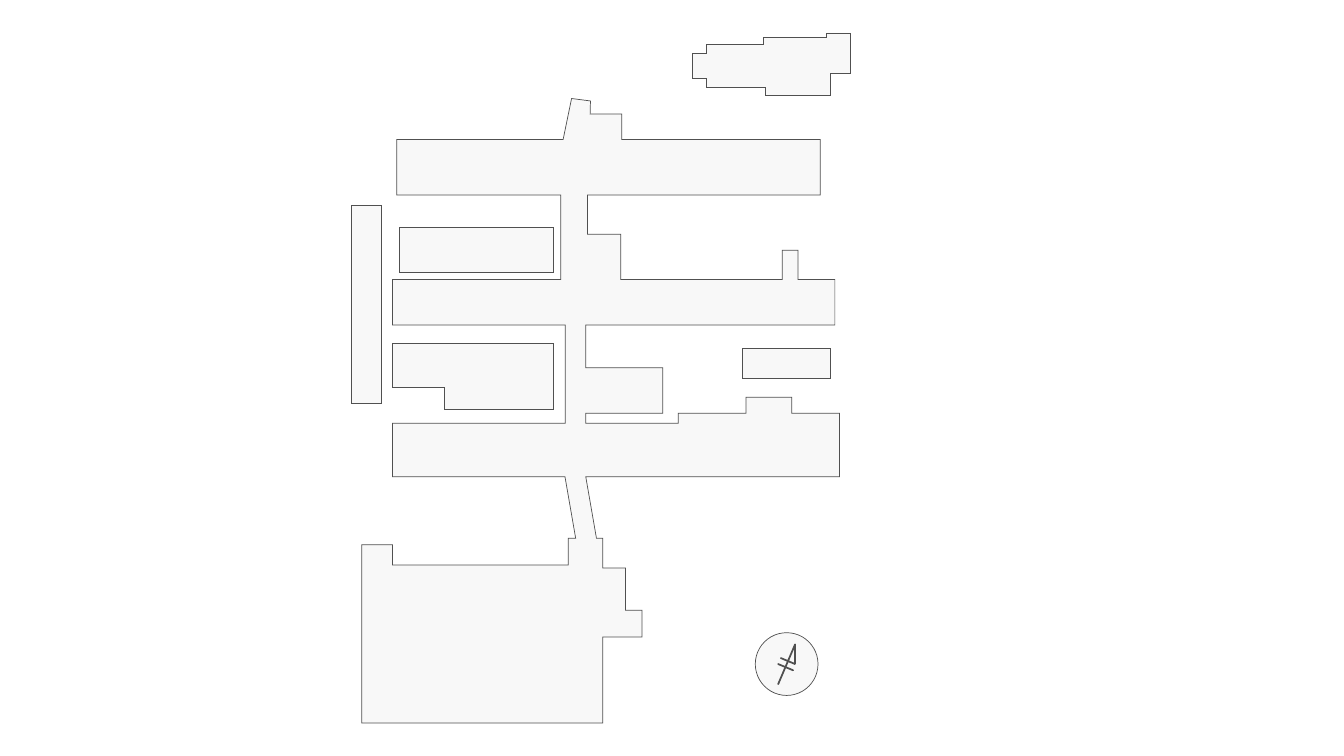
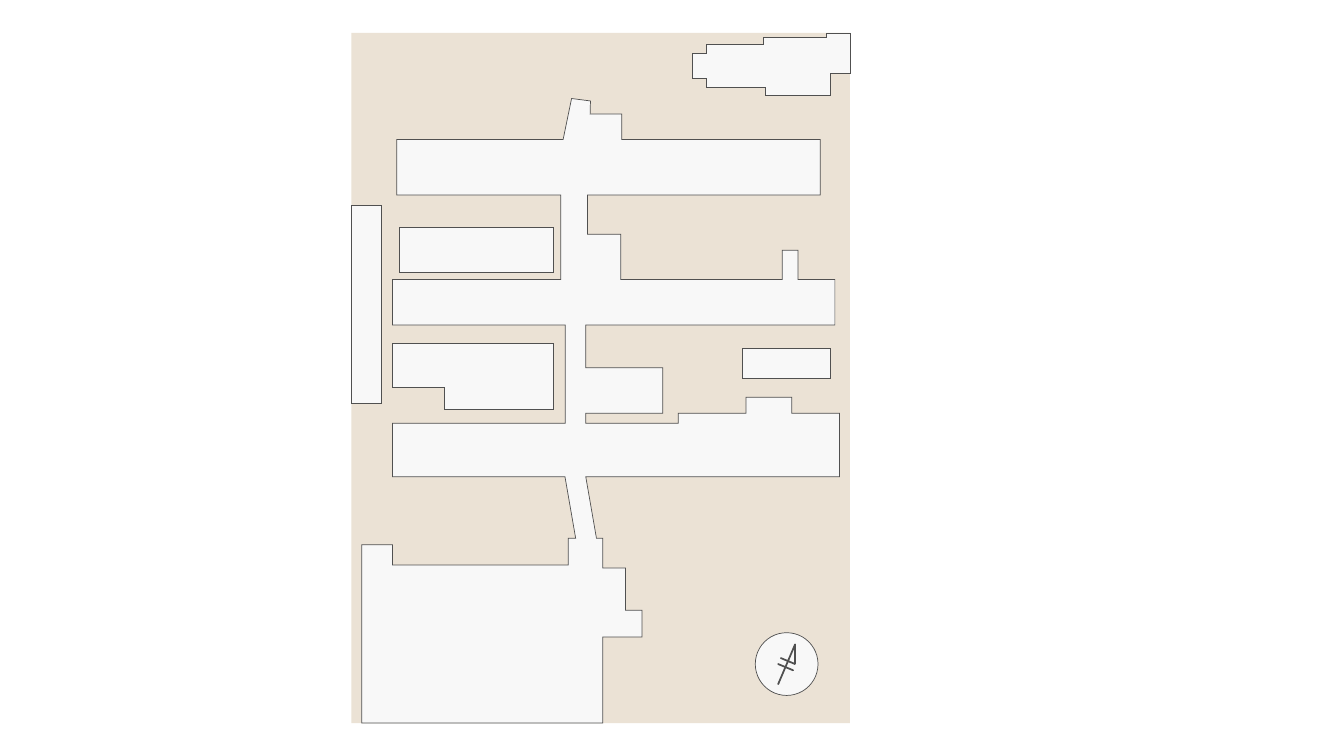
Before and after one commit to nearfactory/toinsai-kagaku, a slide deck: slide 5 of 2d/main.pptx (slide 4 before the commit). Drawn at 1344x756 pixels with LibreOffice and Linux fonts; fonts in the diff are those of the drawing. Boxes give left, top, right and bottom in pixels: in the first picture for what was removed or moved away, otherwise in the second. Text is boxed around its words. In the diff, an @@ line names an element or a change of style, - is before the commit and + after.

```diff
--- a/2d/main.pptx
+++ b/2d/main.pptx
@@ rectangle added at (x1=351, y1=33, x2=850, y2=724), fill #EBE2D5 @@
```
Also in this commit, not shown: 1 other slide changed, 1 slide added, 7 other files.
